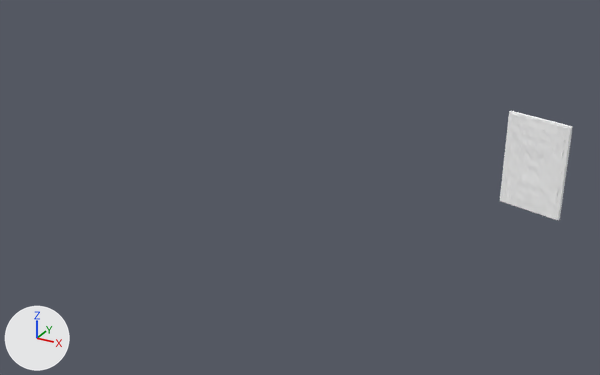
Before and after pictures for a commit that changed the FBX model Assets/Prefabs/VelroWallP5.3.FBX.
Before and after are seen from a 50 mm camera at (-89.4, 25.3, 134.0) aimed at (-121.9, 84.4, 104.4). The lights are fixed; the arrows at lower left show +X, +Y and +Z.
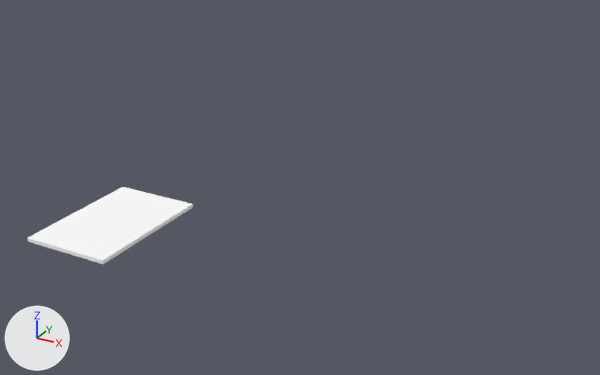
The change, as a list of edits to the scene's bpy script:
```text
Change ob_box422:
    ob_box422.parent: ob_velcrowall002 -> ob_velcrowall001
Change ob_box423:
    ob_box423.parent: ob_velcrowall002 -> ob_velcrowall001
Add ob_velcrowall001:
    ob_velcrowall001 = bpy.data.objects.new('VelcroWall001', None)
    ob_velcrowall001.location = (-136.9, 70.45, 100.8)
    ob_velcrowall001.rotation_euler = (-1.571, -1.571, 0.0)  # degrees (-90, -90, 0)
    ob_velcrowall001.scale = (0.0127, 0.0423, 0.0312)
```

Pixel boxes (x1, y1, x2, y2) of what changed, in the pictures (600 x 375 px):
'Box423', moved: before (500, 111, 573, 220); after (27, 187, 193, 264)
'Box422', moved (not visible afterwards): before (502, 114, 567, 219)
